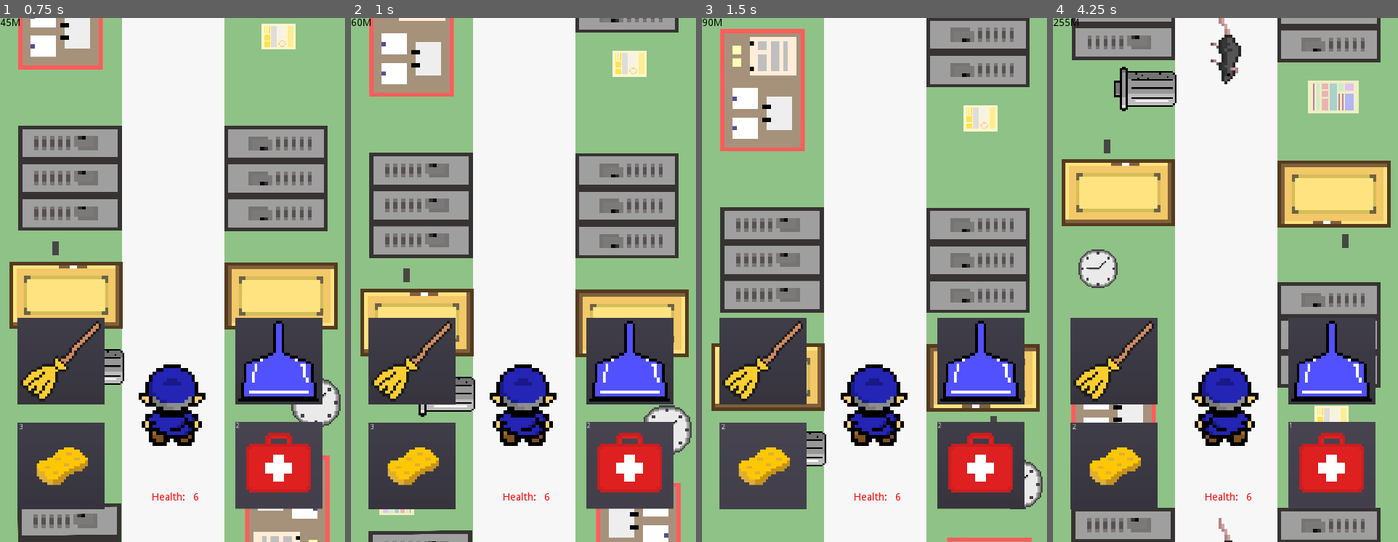
Above: before the commit, frames 1-4 (left to right).
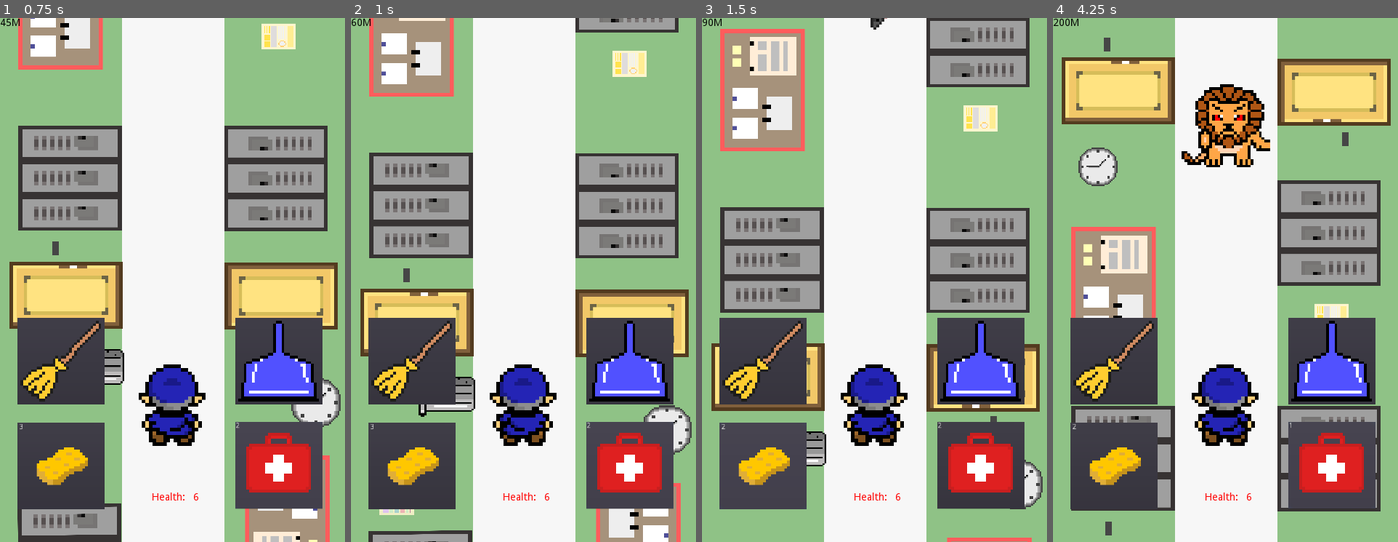
Above: after the commit, the same moments.

Repository: TheBroham7/Project-Sweep
Game: Godot game, scene res://scenes/main.tscn
Same seed, same stepped clock (60 frames per second), same inputs: the game is played once before the commit and once after it.
Inputs (mouse positions are in pixels of both pictures, inside the frame that each line leads up to):
- Up to frame 1 (0.75 s): click (279, 463) at 0.5 s
- Up to frame 2 (1 s): no input
- Up to frame 3 (1.5 s): click (764, 463) at 1.25 s
- Up to frame 4 (4.25 s): click (1332, 358) at 2 s; click (1115, 358) at 2.75 s; click (1332, 463) at 3.5 s

Frame 1 is identical in both runs. In frame 2, 0.2% of the frame differs, in the area x 43-57%, y 76-81%; in frame 3, less than 0.1%; in frame 4, 42%, in the area x 1-98%, y 0-100%.

Commit message:
Rats randomized/Player takes damage/Boss improved
rats will spawn at a random time and random pace to make it more difficult. player flashes red when he takes damage. boss and projectile have slight improvements.

Diff:
--- a/scenes/classroom_boss.gd
+++ b/scenes/classroom_boss.gd
@@ -1,4 +1,4 @@
-extends Area2D
+extends RigidBody2D
 
 var projectile_scene =  preload("res://scenes/book_projectile.tscn")
 
@@ -9,16 +9,19 @@
 
 func _ready():
 	$WaitTime.start()
+	var boss_health = 3
 
 func _process(delta):
 	if forward:
 		global_position += velocity * delta
-		if global_position.y >= 410:
+		if global_position.y >= 460:
 			forward = false
 	else:
 		global_position += Vector2(0.0, rand_range(-50.0, -100.0)) * delta
 		if global_position.y <= 96:
 			forward = true
+
+
 
 func _on_BossProjectileTimer_timeout():
 	# Spawn boss projectile every 4 seconds
@@ -33,6 +36,9 @@
 		projectile.position = $Position2.position
 		projectile_spawn = 1
 	add_child(projectile)
+	if forward == false:
+		projectile.velocity.y += 100
+
 
 func _on_WaitTime_timeout():
 	$BossProjectileTimer.start()
--- a/scenes/classroom_boss.tscn
+++ b/scenes/classroom_boss.tscn
@@ -17,7 +17,7 @@
 radius = 56.0
 height = 16.0
 
-[node name="ClassroomBoss" type="Area2D"]
+[node name="ClassroomBoss" type="RigidBody2D"]
 position = Vector2( 200, 104 )
 script = ExtResource( 4 )
 
@@ -25,7 +25,6 @@
 scale = Vector2( 0.1, 0.1 )
 frames = SubResource( 1 )
 animation = "attack"
-frame = 2
 playing = true
 
 [node name="CollisionShape2D" type="CollisionShape2D" parent="."]
@@ -42,7 +41,6 @@
 wait_time = 4.0
 
 [node name="WaitTime" type="Timer" parent="."]
-wait_time = 2.0
 one_shot = true
 
 [connection signal="timeout" from="BossProjectileTimer" to="." method="_on_BossProjectileTimer_timeout"]
--- a/scenes/main.tscn
+++ b/scenes/main.tscn
@@ -7,6 +7,7 @@
 [ext_resource path="res://scenes/weapon_buttons.tscn" type="PackedScene" id=5]
 [ext_resource path="res://scenes/power_ups.tscn" type="PackedScene" id=6]
 [ext_resource path="res://scripts/Pause.gd" type="Script" id=7]
+[ext_resource path="res://assets/music/gameover.wav" type="AudioStream" id=8]
 
 [node name="main" type="Node2D"]
 script = ExtResource( 4 )
@@ -22,7 +23,7 @@
 [node name="HUD" parent="." instance=ExtResource( 3 )]
 
 [node name="MobTimer" type="Timer" parent="."]
-wait_time = 2.0
+wait_time = 1.5
 
 [node name="power_ups" parent="." instance=ExtResource( 6 )]
 position = Vector2( 24, 136 )
@@ -65,10 +66,12 @@
 
 press p to continue playing!"
 
+[node name="GameOver" type="AudioStreamPlayer" parent="."]
+stream = ExtResource( 8 )
+
+[connection signal="boss_is_spawned" from="." to="Player" method="_on_main_boss_is_spawned"]
 [connection signal="body_entered" from="Player" to="Player" method="_on_Player_body_entered"]
-[connection signal="game_over" from="Player" to="." method="_on_Player_game_over"]
-[connection signal="game_over" from="Player" to="SchoolBackground" method="_on_Player_game_over"]
-[connection signal="game_over" from="Player" to="HUD" method="_on_Player_game_over"]
+[connection signal="dead" from="Player" to="." method="game_over"]
 [connection signal="update_health" from="Player" to="HUD" method="_on_Player_update_health"]
 [connection signal="boss_spawn" from="HUD" to="." method="_on_HUD_boss_spawn"]
 [connection signal="stop_scroll" from="HUD" to="SchoolBackground" method="_on_HUD_stop_scroll"]
--- a/scenes/player.tscn
+++ b/scenes/player.tscn
@@ -12,7 +12,6 @@
 [ext_resource path="res://assets/janitor/janitor_swing_3.png" type="Texture" id=10]
 [ext_resource path="res://assets/music/weapon_swing.wav" type="AudioStream" id=11]
 [ext_resource path="res://assets/music/weapon_block.wav" type="AudioStream" id=12]
-[ext_resource path="res://assets/music/gameover.wav" type="AudioStream" id=13]
 [ext_resource path="res://assets/music/enemy_died.wav" type="AudioStream" id=14]
 
 [sub_resource type="SpriteFrames" id=1]
@@ -66,11 +65,11 @@
 [node name="Block" type="AudioStreamPlayer" parent="."]
 stream = ExtResource( 12 )
 
-[node name="GameOver" type="AudioStreamPlayer" parent="."]
-stream = ExtResource( 13 )
-
 [node name="EnemyDied" type="AudioStreamPlayer" parent="."]
 stream = ExtResource( 14 )
 
-[connection signal="dead" from="." to="." method="_on_Player_dead"]
+[node name="ColorTimer" type="Timer" parent="."]
+wait_time = 0.3
+
 [connection signal="timeout" from="AnimationTimer" to="." method="_on_AnimationTimer_timeout"]
+[connection signal="timeout" from="ColorTimer" to="." method="_on_ColorTimer_timeout"]
--- a/scripts/HUD.gd
+++ b/scripts/HUD.gd
@@ -18,7 +18,7 @@
 func update_score():
 	if score_increase:
 		distance += 1
-		if distance == 1000:
+		if distance == 200:
 			emit_signal("boss_spawn")
 			emit_signal("stop_scroll")
 			score_increase = false
--- a/scripts/Rat.gd
+++ b/scripts/Rat.gd
@@ -1,7 +1,7 @@
 extends RigidBody2D
 
 var rat_health = 3
-var velocity = Vector2(0.0, rand_range(175.0, 400.0))
+var velocity = Vector2(0.0, rand_range(175.0, 500.0))
 
 func _ready():
 	pass
--- a/scripts/main.gd
+++ b/scripts/main.gd
@@ -1,8 +1,9 @@
 extends Node2D
 
-export (float) var spawnTime = rand_range(5.0, 30.0)
+export (float) var spawnTime = rand_range(0.1, 2.0)
 var rat = preload("res://scenes/Rat.tscn")
 var classroom_boss = preload("res://scenes/classroom_boss.tscn")
+signal boss_is_spawned
 
 func _ready():
 	$MobTimer.start()
@@ -12,10 +13,8 @@
 	var newRat= rat.instance()
 	newRat.position = $MobSpawnPoint.position
 	add_child(newRat)
-
-func _on_Player_game_over():
-	set_process(false)
-	$MobTimer.stop()
+	$MobTimer.wait_time = spawnTime
+	$MobTimer.start()
 
 func _process(_delta):
 	$HUD.update_score()
@@ -24,6 +23,14 @@
 func _on_HUD_boss_spawn():
 	# Spawn boss
 	$MobTimer.stop()
+	get_tree().call_group("rats", "queue_free")
 	var boss = classroom_boss.instance()
 	boss.position = $BossSpawnPoint.position
 	add_child(boss)
+	emit_signal("boss_is_spawned")
+
+
+func game_over():
+	set_process(false)
+	$MobTimer.stop()
+	$GameOver.play()
--- a/scripts/player.gd
+++ b/scripts/player.gd
@@ -3,34 +3,36 @@
 signal strike
 signal dead
 signal update_health
-signal game_over
 
 var player_health = 5
 var screen_size
 var current_action = 'walk'
 export var speed = 200
+var boss_is_spawned = false
+var mob_health = 1
 
-
-
-func _process(_delta):
-	$Animation.animation = 'walk'
-	$Animation.play()
 
 
 func _ready():
 	screen_size = get_viewport_rect()
+	$Animation.animation = 'walk'
+	$Animation.play()
 
 func _on_Player_body_entered(body):
 	if current_action == 'walk':
 		player_health -= 1
+		$Animation.modulate = Color(255, 0, 0)
+		$ColorTimer.start()
 		emit_signal("update_health", player_health)
 		if player_health <= 0:
 			emit_signal("dead")
+			hide()
 	elif current_action == "swing":
 		$EnemyDied.play()
 		body.queue_free()
 	elif current_action == 'block':
-		pass
+		if boss_is_spawned == true:
+			body.queue_free()
 
 func _on_AnimationTimer_timeout():
 	$Animation.play()
@@ -55,11 +57,14 @@
 func _on_weapon_buttons_broom():
 	pass
 
-func _on_Player_dead():
-	$GameOver.play()
-	emit_signal("game_over")
-	hide()
 
 func _on_power_ups_first_aid():
 	player_health += 1
 	emit_signal("update_health", player_health)
+
+func _on_main_boss_is_spawned():
+	boss_is_spawned = true
+
+
+func _on_ColorTimer_timeout():
+	$Animation.modulate = Color("ffffff")
Not shown: 1 places in scenes/main.tscn that only renumber resources
Not shown: 1 places in scenes/player.tscn that only renumber resources
